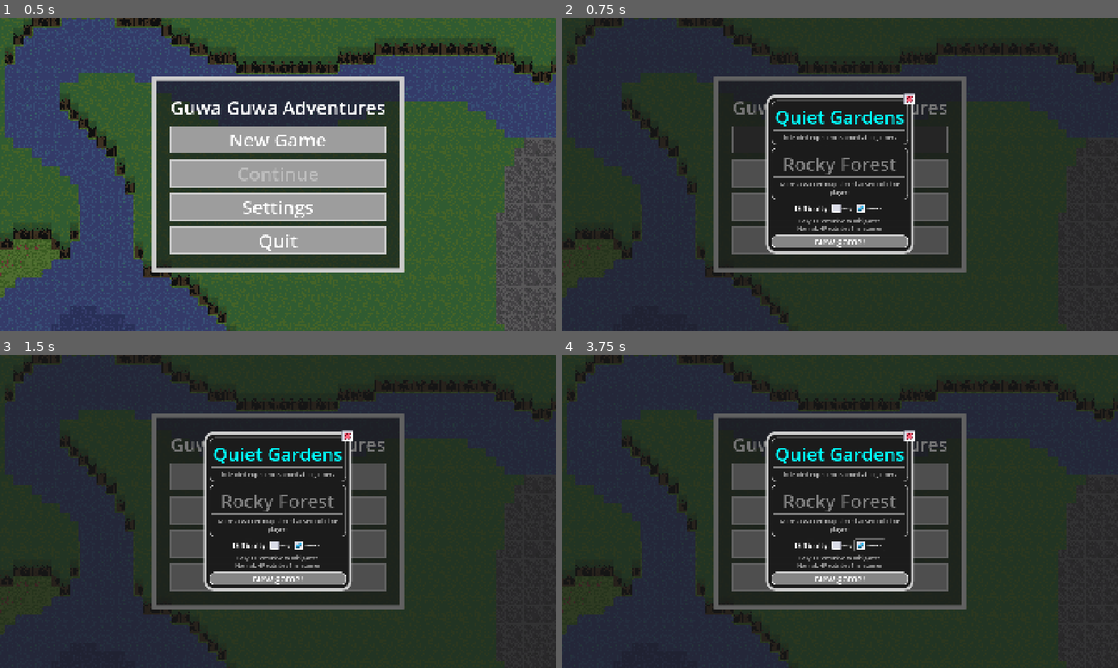
Above: before the commit, frames 1-4 (two rows, left to right).
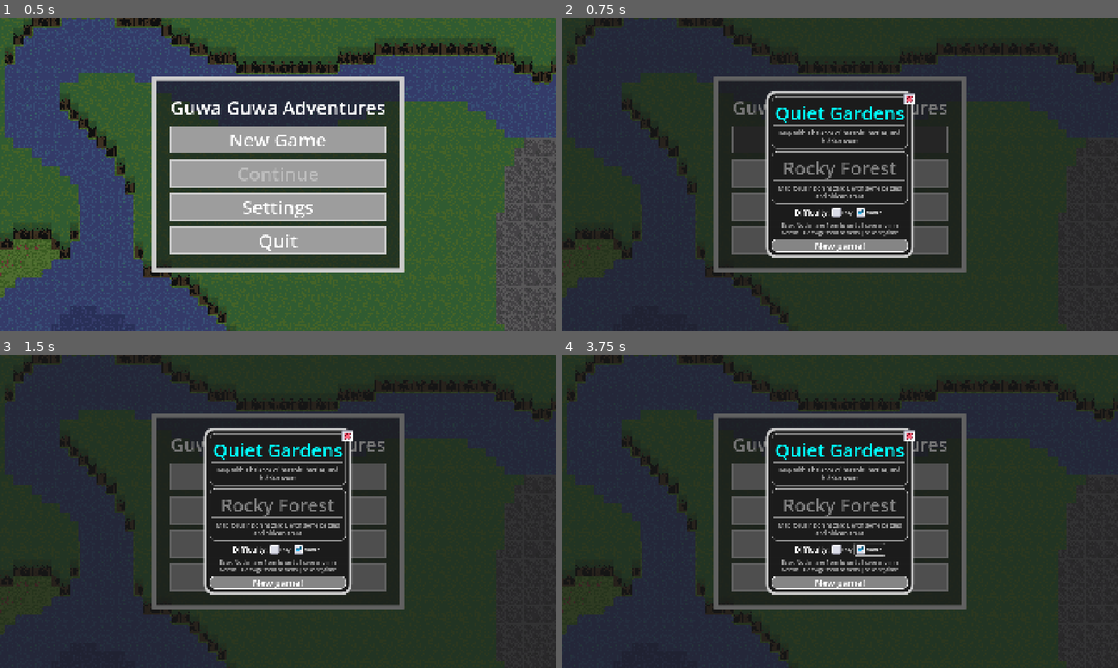
Above: after the commit, the same moments.

Repository: morie197/guwa-guwa-adventures
Game: Godot game, scene res://scenes/menus/main_menu.tscn
The game is run twice, just before and just after one commit, with the same random seed, the same clock (stepped at 60 frames per second) and the same inputs. Sound files missing from this copy of the repository are replaced by a short silence.
Inputs:
- Up to frame 1 (0.5 s): no input
- Up to frame 2 (0.75 s): click "New Game" at 0.5 s
- Up to frame 3 (1.5 s): click "New Game" at 1.25 s
- Up to frame 4 (3.75 s): click "Easy" at 2 s; click "Easy" at 2.75 s; click "Normal" at 3.5 s

Frame 1 is identical in both runs. In frame 2, 5.8% of the frame differs, in the area x 36-64%, y 23-77%; in frame 3, 5.8%; in frame 4, 5.9%.

Commit message:
[Fix] Travel not working

Diff:
--- /dev/null
+++ b/mouse_move.svg
@@ -0,0 +1,10 @@
+<svg width="64" height="64" xmlns="http://www.w3.org/2000/svg" xmlns:xlink="http://www.w3.org/1999/xlink">
+  <defs/>
+  <g>
+    <path stroke="none" fill="#FFFFFF" d="M39.8 18 L41.65 18.45 Q43 19.3 43 21.75 L43 27 37 27 37 26 Q37 23.9 35.55 22.45 34.45 21.35 33 21.1 L33 18 39.8 18 M32 23 Q33.25 23 34.1 23.85 35 24.75 35 26 L35 30.1 Q35 31.25 34.1 32.1 33.3 32.95 32.15 33 L31.85 33 Q30.7 32.95 29.85 32.1 29 31.25 29 30.1 L29 26 Q29 24.75 29.85 23.85 30.75 23 32 23 M43 35.65 L43 36 Q42.8 40 39.8 42.85 36.7 45.85 32.35 46 L31.7 46 Q27.35 45.85 24.2 42.85 21.25 40 21.05 36 L21 35.7 21 29 27.1 29 27.1 31 Q27.35 32.45 28.45 33.55 29.9 35 32 35 34.05 35 35.5 33.55 L35.55 33.5 Q36.65 32.4 36.9 31 L36.9 29 43 29 43 35.65 M21 21.75 Q21 19.3 22.4 18.45 23.1 18 24.25 18 L31 18 31 21.1 Q29.6 21.35 28.5 22.4 L28.4 22.5 Q27 23.95 27 26 L27 27 21 27 21 21.75"/>
+    <path stroke="none" fill="#FFFFFF" d="M32 6 L38 12 38 14 26 14 26 12 32 6"/>
+    <path stroke="none" fill="#FFFFFF" d="M9 32 L15 26 17 26 17 38 15 38 9 32"/>
+    <path stroke="none" fill="#FFFFFF" d="M32 58 L26 52 26 50 38 50 38 52 32 58"/>
+    <path stroke="none" fill="#FFFFFF" d="M55 32 L49 38 47 38 47 26 49 26 55 32"/>
+  </g>
+</svg>
--- a/scenes/guwa_projectile.gd
+++ b/scenes/guwa_projectile.gd
@@ -70,10 +70,10 @@
 	if parentDuck != null and !reflected:
 		if global_position.distance_to(originPosition) > attackRange - 20:
 			if attack_damage != 1 and !halved:
-				print(attack_damage)
-				print((attack_damage/2.0))
-				print(round(attack_damage/2.0))
-				print(clampi(round(attack_damage/2.0), 1, 100))
+				#print(attack_damage)
+				#print((attack_damage/2.0))
+				#print(round(attack_damage/2.0))
+				#print(clampi(round(attack_damage/2.0), 1, 100))
 				halved = true
 				attack_damage = clampi(round(attack_damage/2.0), 1, 100)
 		if initAttackDamage > attack_damage:
@@ -138,7 +138,7 @@
 				queue_free()
 			else:
 				parentDuck.minigamemanager.player_minigame.blocked_sound.play()
-				print("reduced damage")
+				#print("reduced damage")
 
 				if abs(area.attack_damage - attack_damage) != 0:
 					var damageInd = DAMAGE_INDICATOR.instantiate()
--- a/scenes/menus/credits.tscn
+++ b/scenes/menus/credits.tscn
@@ -267,6 +267,44 @@
 horizontal_alignment = 1
 vertical_alignment = 1
 
+[node name="TF" type="PanelContainer" parent="VBoxContainer"]
+layout_mode = 2
+theme_override_styles/panel = SubResource("StyleBoxFlat_uahl8")
+
+[node name="VBoxContainer" type="VBoxContainer" parent="VBoxContainer/TF"]
+layout_mode = 2
+
+[node name="RichTextLabel2" type="RichTextLabel" parent="VBoxContainer/TF/VBoxContainer"]
+layout_mode = 2
+theme_override_font_sizes/normal_font_size = 96
+theme_override_font_sizes/bold_font_size = 64
+theme_override_font_sizes/bold_italics_font_size = 64
+theme_override_font_sizes/italics_font_size = 64
+bbcode_enabled = true
+text = "TF"
+fit_content = true
+scroll_active = false
+autowrap_mode = 0
+horizontal_alignment = 1
+vertical_alignment = 1
+
+[node name="HSeparator" type="HSeparator" parent="VBoxContainer/TF/VBoxContainer"]
+layout_mode = 2
+theme_override_styles/separator = SubResource("StyleBoxLine_uahl8")
+
+[node name="RichTextLabel" type="RichTextLabel" parent="VBoxContainer/TF/VBoxContainer"]
+layout_mode = 2
+theme_override_font_sizes/normal_font_size = 64
+theme_override_font_sizes/bold_font_size = 64
+theme_override_font_sizes/bold_italics_font_size = 64
+theme_override_font_sizes/italics_font_size = 64
+bbcode_enabled = true
+text = "For playtesting my game and giving me detailed feedback!"
+fit_content = true
+scroll_active = false
+horizontal_alignment = 1
+vertical_alignment = 1
+
 [node name="You" type="PanelContainer" parent="VBoxContainer"]
 layout_mode = 2
 theme_override_styles/panel = SubResource("StyleBoxFlat_uahl8")
@@ -492,3 +530,43 @@
 scroll_active = false
 autowrap_mode = 0
 vertical_alignment = 1
+
+[node name="spacer3" type="Control" parent="VBoxContainer"]
+custom_minimum_size = Vector2(0, 300)
+layout_mode = 2
+
+[node name="assetsUsed2" type="PanelContainer" parent="VBoxContainer"]
+layout_mode = 2
+theme_override_styles/panel = SubResource("StyleBoxFlat_uahl8")
+
+[node name="VBoxContainer" type="VBoxContainer" parent="VBoxContainer/assetsUsed2"]
+layout_mode = 2
+theme_override_constants/separation = 16
+
+[node name="Title" type="RichTextLabel" parent="VBoxContainer/assetsUsed2/VBoxContainer"]
+layout_mode = 2
+theme_override_font_sizes/normal_font_size = 128
+theme_override_font_sizes/italics_font_size = 128
+bbcode_enabled = true
+text = "Developed by"
+fit_content = true
+scroll_active = false
+autowrap_mode = 0
+horizontal_alignment = 1
+vertical_alignment = 1
+
+[node name="HSeparator" type="HSeparator" parent="VBoxContainer/assetsUsed2/VBoxContainer"]
+layout_mode = 2
+theme_override_styles/separator = SubResource("StyleBoxLine_uahl8")
+
+[node name="Title2" type="RichTextLabel" parent="VBoxContainer/assetsUsed2/VBoxContainer"]
+layout_mode = 2
+theme_override_font_sizes/normal_font_size = 140
+theme_override_font_sizes/italics_font_size = 128
+bbcode_enabled = true
+text = "Ikuna Games"
+fit_content = true
+scroll_active = false
+autowrap_mode = 0
+horizontal_alignment = 1
+vertical_alignment = 1
--- a/scenes/menus/new_game_ui.tscn
+++ b/scenes/menus/new_game_ui.tscn
@@ -119,7 +119,7 @@
 layout_mode = 2
 theme_override_colors/default_color = Color(0.6872149, 0.68721503, 0.6872149, 1)
 theme_override_font_sizes/normal_font_size = 20
-text = "Intended experience aimed at beginners"
+text = "Map with a balance of hazards, battles, and hidden areas"
 fit_content = true
 horizontal_alignment = 1
 vertical_alignment = 1
@@ -159,7 +159,7 @@
 layout_mode = 2
 theme_override_colors/default_color = Color(0.6872149, 0.68721503, 0.6872149, 1)
 theme_override_font_sizes/normal_font_size = 20
-text = "More advanced map aimed at second-time players"
+text = "Map focusing on hazards, with some battles and hidden areas"
 fit_content = true
 horizontal_alignment = 1
 vertical_alignment = 1
@@ -221,8 +221,8 @@
 layout_mode = 2
 theme_override_colors/default_color = Color(0.6872149, 0.68721503, 0.6872149, 1)
 theme_override_font_sizes/normal_font_size = 18
-text = "Easy: HP exclusive to minigames
-Normal: HP outside of minigames"
+text = "Easy: No damage from hazards | save anytime
+Normal: Damage from hazards | save anytime"
 fit_content = true
 horizontal_alignment = 1
 vertical_alignment = 1
--- a/scenes/menus/slot.tscn
+++ b/scenes/menus/slot.tscn
@@ -98,11 +98,12 @@
 horizontal_alignment = 1
 vertical_alignment = 1
 
-[node name="PanelContainer" type="PanelContainer" parent="VBoxContainer"]
+[node name="imgPanelContainer" type="PanelContainer" parent="VBoxContainer"]
+unique_name_in_owner = true
 layout_mode = 2
 theme_override_styles/panel = ExtResource("1_xarye")
 
-[node name="img" type="TextureRect" parent="VBoxContainer/PanelContainer"]
+[node name="img" type="TextureRect" parent="VBoxContainer/imgPanelContainer"]
 unique_name_in_owner = true
 layout_mode = 2
 expand_mode = 5
--- a/scenes/menus/ui_manager.tscn
+++ b/scenes/menus/ui_manager.tscn
@@ -25,10 +25,6 @@
 content_margin_right = 0.0
 content_margin_bottom = 0.0
 bg_color = Color(0, 0, 0, 1)
-corner_radius_top_left = 3
-corner_radius_top_right = 3
-corner_radius_bottom_right = 3
-corner_radius_bottom_left = 3
 corner_detail = 5
 
 [sub_resource type="ShaderMaterial" id="ShaderMaterial_fft06"]
@@ -170,6 +166,10 @@
 anchors_preset = 15
 anchor_right = 1.0
 anchor_bottom = 1.0
+offset_left = -64.0
+offset_top = -64.0
+offset_right = 64.0
+offset_bottom = 72.0
 grow_horizontal = 2
 grow_vertical = 2
 mouse_filter = 2
--- a/scenes/minigames/duck_minigame.tscn
+++ b/scenes/minigames/duck_minigame.tscn
@@ -30,6 +30,7 @@
 [ext_resource type="Texture2D" uid="uid://b12o13pe5sy5j" path="res://sprites/bars/greenbar.png" id="20_sq7tm"]
 [ext_resource type="AudioStream" uid="uid://t7sbgg0mx1ky" path="res://sounds/music/Sketchbook 2025-11-13.ogg" id="21_r2a71"]
 [ext_resource type="Texture2D" uid="uid://cogqfkcocl8by" path="res://mouse_right.svg" id="27_dplsg"]
+[ext_resource type="Texture2D" uid="uid://43pdb5wjf2fl" path="res://mouse_move.svg" id="29_dplsg"]
 
 [sub_resource type="AtlasTexture" id="AtlasTexture_qlg0r"]
 atlas = ExtResource("3_jn6ol")
@@ -307,15 +308,8 @@
 [node name="PanelContainer" type="PanelContainer" parent="."]
 z_index = -1
 custom_minimum_size = Vector2(1920, 1080)
-anchors_preset = 8
-anchor_left = 0.5
-anchor_top = 0.5
-anchor_right = 0.5
-anchor_bottom = 0.5
 offset_right = 1920.0
 offset_bottom = 1080.0
-grow_horizontal = 2
-grow_vertical = 2
 theme_override_styles/panel = SubResource("StyleBoxFlat_gsmep")
 
 [node name="PanelContainer" type="PanelContainer" parent="PanelContainer"]
@@ -345,7 +339,7 @@
 
 [node name="controls" type="VBoxContainer" parent="PanelContainer/VBoxContainer/MarginContainer"]
 layout_mode = 2
-theme_override_constants/separation = 20
+theme_override_constants/separation = 12
 
 [node name="movement" type="HBoxContainer" parent="PanelContainer/VBoxContainer/MarginContainer/controls"]
 layout_mode = 2
@@ -433,7 +427,7 @@
 
 [node name="RichTextLabel" type="RichTextLabel" parent="PanelContainer/VBoxContainer/MarginContainer/controls/attack"]
 layout_mode = 2
-theme_override_font_sizes/normal_font_size = 64
+theme_override_font_sizes/normal_font_size = 56
 text = "Attack: "
 fit_content = true
 autowrap_mode = 0
@@ -488,7 +482,7 @@
 
 [node name="RichTextLabel" type="RichTextLabel" parent="PanelContainer/VBoxContainer/MarginContainer/controls/lunge"]
 layout_mode = 2
-theme_override_font_sizes/normal_font_size = 64
+theme_override_font_sizes/normal_font_size = 56
 bbcode_enabled = true
 text = "Lunge:"
 fit_content = true
@@ -514,10 +508,10 @@
 [node name="Panel" type="Panel" parent="PanelContainer/VBoxContainer/MarginContainer/controls/lunge/VBoxContainer/HBoxContainer/TextureRect"]
 z_index = -1
 layout_mode = 0
-offset_left = 36.0
-offset_top = 58.0
-offset_right = 144.0
-offset_bottom = 126.0
+offset_left = 32.0
+offset_top = 54.0
+offset_right = 116.0
+offset_bottom = 94.0
 theme_override_styles/panel = SubResource("StyleBoxFlat_6sb5u")
 
 [node name="TextureRect2" type="TextureRect" parent="PanelContainer/VBoxContainer/MarginContainer/controls/lunge/VBoxContainer/HBoxContainer"]
@@ -554,6 +548,46 @@
 offset_top = 34.0
 offset_right = 81.0
 offset_bottom = 66.0
+theme_override_styles/panel = SubResource("StyleBoxFlat_6sb5u")
+
+[node name="lunge2" type="HBoxContainer" parent="PanelContainer/VBoxContainer/MarginContainer/controls"]
+layout_mode = 2
+theme_override_constants/separation = 4
+
+[node name="RichTextLabel" type="RichTextLabel" parent="PanelContainer/VBoxContainer/MarginContainer/controls/lunge2"]
+layout_mode = 2
+theme_override_font_sizes/normal_font_size = 56
+bbcode_enabled = true
+text = "Aim:"
+fit_content = true
+autowrap_mode = 0
+vertical_alignment = 1
+
+[node name="VBoxContainer" type="VBoxContainer" parent="PanelContainer/VBoxContainer/MarginContainer/controls/lunge2"]
+layout_mode = 2
+size_flags_horizontal = 3
+theme_override_constants/separation = -80
+
+[node name="HBoxContainer" type="HBoxContainer" parent="PanelContainer/VBoxContainer/MarginContainer/controls/lunge2/VBoxContainer"]
+layout_mode = 2
+theme_override_constants/separation = -8
+
+[node name="TextureRect2" type="TextureRect" parent="PanelContainer/VBoxContainer/MarginContainer/controls/lunge2/VBoxContainer/HBoxContainer"]
+custom_minimum_size = Vector2(100, 100)
+layout_mode = 2
+size_flags_horizontal = 4
+size_flags_vertical = 4
+texture = ExtResource("29_dplsg")
+stretch_mode = 5
+
+[node name="Panel" type="Panel" parent="PanelContainer/VBoxContainer/MarginContainer/controls/lunge2/VBoxContainer/HBoxContainer/TextureRect2"]
+visible = false
+z_index = -1
+layout_mode = 0
+offset_left = 21.0
+offset_top = 18.0
+offset_right = 81.0
+offset_bottom = 82.0
 theme_override_styles/panel = SubResource("StyleBoxFlat_6sb5u")
 
 [node name="RichTextLabel" type="RichTextLabel" parent="PanelContainer/VBoxContainer/MarginContainer/controls"]
--- a/scripts/managers/game_manager.gd
+++ b/scripts/managers/game_manager.gd
@@ -209,6 +209,12 @@
 	treatRegistry.assign(SaveManager.saveData.get("treatRegistry", []))
 	hiddenRegistry.assign(SaveManager.saveData.get("hiddenRegistry", []))
 
+	if abilities.has("travel"):
+		upgradeSet = UpgradeData.POSTGAMEUPGRADES
+	else:
+		upgradeSet = UpgradeData.UPGRADES
+
+
 	revealedTiles = []
 	revealedTilesUnder = []
 
@@ -224,20 +230,23 @@
 	var undFow = SaveManager.fowSaveData.get(0, null)
 	if undFow != null:
 		worldManager.underFow = undFow.duplicate()
-		print("set undFow")
-	else:
-		print("noUnderFow")
+		#print("set undFow")
+	#else:
+		#print("noUnderFow")
 
 	var oveFow = SaveManager.fowSaveData.get(1, null)
 	if oveFow != null:
 		worldManager.overFow = oveFow.duplicate()
-		print("set oveFow")
-	else:
-		print("noOverFow")
-
-	print("has these abilities: ", abilities)
+		#print("set oveFow")
+	#else:
+		#print("noOverFow")
+
+	#print("has these abilities: ", abilities)
 
 	levelUp.emit()
+
+	playerRef.healTimer.wait_time = playerRef.healRegenerationTime
+
 	#
 	#print(int(SaveManager.saveData.get("worldLayer", 1)))
 	#print(worldLayer)
@@ -501,7 +510,10 @@
 			if !abilities.has(AbilityData.ABILITIES[i]["name"]):
 				abilities.append(AbilityData.ABILITIES[i]["name"])
 
-	availableUpgradePoints += 1
+	if level <= 60 and worldManager.levelName == "Hidden Grove":
+		availableUpgradePoints += 1
+	elif level > 65:
+		availableUpgradePoints += 1
 	inUpgradeMenu = true
 	levelUp.emit()
 
@@ -513,6 +525,8 @@
 	SaveManager.saveData = {}
 	worldManager.ui_manager.gameWon()
 	playerRef.healTimer.paused = true
+	var ind = AudioServer.get_bus_index("SFX")
+	AudioServer.set_bus_mute(ind, true)
 
 func abilityCheck():
 	for i in range(level + 1):
--- a/scripts/managers/minigame_manager.gd
+++ b/scripts/managers/minigame_manager.gd
@@ -181,8 +181,8 @@
 	displaytime.start()
 
 func _lostGame():
-	if GameManager.playerRef:
-		GameManager.playerRef.lost_audio.play(4.5)
+	#if GameManager.playerRef:
+		#GameManager.playerRef.lost_audio.play(4.5)
 
 	if !GameManager.difficultyValue == GameManager.Difficulty.EASY:
 		GameManager.lostGame()
--- a/scripts/managers/ui_manager.gd
+++ b/scripts/managers/ui_manager.gd
@@ -156,6 +156,8 @@
 				if GameManager.playerCamCredits != null:
 					if !GameManager.playerCamCredits.is_queued_for_deletion():
 						GameManager.playerCamCredits.queue_free()
+				var ind = AudioServer.get_bus_index("SFX")
+				AudioServer.set_bus_mute(ind, false)
 				GameManager.wonGame = false
 				get_tree().change_scene_to_file("res://scenes/menus/main_menu.tscn")
 
@@ -321,7 +323,7 @@
 	game_won_bgm.volume_db = -60.0
 	game_won_bgm.play()
 
-	creditContentSize = 5700
+	creditContentSize = 7500
 
 func _showLevelUpUI():
 	collected_number.text = str(GameManager.level)
@@ -394,7 +396,7 @@
 		tutorial.queue_free()
 		#return
 	tutorial = TUTORIAL.instantiate()
-	add_child(tutorial)
+	hud.add_child(tutorial)
 	if !ALL_TUTORIALS.tutorials.has(tutorialName):
 		print("No tutorial with name: ", tutorialName)
 		return
--- a/scripts/menus/slot.gd
+++ b/scripts/menus/slot.gd
@@ -12,6 +12,8 @@
 @onready var h_box_container = %HBoxContainer
 @onready var h_box_container_2 = %HBoxContainer2
 @onready var h_box_container_3 = %HBoxContainer3
+
+@onready var img_panel_container = %imgPanelContainer
 
 @onready var button = %Button
 @onready var img = %img
@@ -44,6 +46,7 @@
 		h_box_container.hide()
 		h_box_container_2.hide()
 		h_box_container_3.hide()
+		img_panel_container.hide()
 		return
 
 	if FileAccess.file_exists(SaveManager.imageSavePath + str(slotNumber) + ".jpg"):
@@ -52,13 +55,16 @@
 		var image = Image.load_from_file(SaveManager.imageSavePath + str(slotNumber) + ".jpg")
 		tex.set_image(image)
 		img.texture = tex
+	else:
+		img_panel_container.hide()
 
 
 	level.text = str(data["currentHP"])
-	if data["abilities"].has("travel"):
-		upgrades.text = "RES:" + str(int(data["postgameUpgradeLevels"]["resistance"])) + " | REA:" + str(int(data["postgameUpgradeLevels"]["reach"])) + " | POW:" + str(int(data["postgameUpgradeLevels"]["power"]))
-	else:
-		upgrades.text = "RAN:" + str(int(data["upgradeLevels"]["range"])) + " | END:" + str(int(data["upgradeLevels"]["endurance"])) + " | SPE:" + str(int(data["upgradeLevels"]["speed"]))
+	#if data["abilities"].has("travel"):
+		#if data.has("postgameUpgradeLevels"):
+			#upgrades.text = "RES:" + str(int(data["postgameUpgradeLevels"]["resistance"])) + " | REA:" + str(int(data["postgameUpgradeLevels"]["reach"])) + " | POW:" + str(int(data["postgameUpgradeLevels"]["power"]))
+	#else:
+		#upgrades.text = "RAN:" + str(int(data["upgradeLevels"]["range"])) + " | END:" + str(int(data["upgradeLevels"]["endurance"])) + " | SPE:" + str(int(data["upgradeLevels"]["speed"]))
 	level.text = "Treats: " + str(int(data["level"]))
 	if int(data["difficulty"]) == 0:
 		stage_name.text = data["levelName"]
--- a/scripts/minigames/enemy_minigame.gd
+++ b/scripts/minigames/enemy_minigame.gd
@@ -262,7 +262,7 @@
 	tim.wait_time = quackDelay
 	add_child(tim)
 	tim.start()
-	tim.timeout.connect(quacker.quack.bind((minigamemanager.player_minigame.global_position - global_position).normalized(), 13 * attackDamage/1.3 + speed/100.0))
+	tim.timeout.connect(quacker.quack.bind((minigamemanager.player_minigame.global_position - global_position).normalized(), 13 * ((attackDamage - 1)/4 + 1) + speed/80.0))
 	#tim.timeout.connect(quacker.quack.bind((playerPos - global_position).normalized(), 10 + speed/100.0))
 	tim.timeout.connect(quack_sound.play)
 	tim.timeout.connect(lunge_bar.hide)
--- a/scripts/minigames/player_minigame.gd
+++ b/scripts/minigames/player_minigame.gd
@@ -131,11 +131,11 @@
 			if Input.is_action_just_pressed("attack"):
 				_quack()
 
-		if (Input.is_action_pressed("lunge")) and !tired:
-			if moveVector == Vector2.ZERO:
-				return
-			lunging = true
-			lungeVector = moveVector
+	if (Input.is_action_pressed("lunge")) and !tired:
+		if moveVector == Vector2.ZERO:
+			return
+		lunging = true
+		lungeVector = moveVector
 
 
 		#
--- a/scripts/player.gd
+++ b/scripts/player.gd
@@ -114,7 +114,7 @@
 var areaTransitionTime: float = 0.9
 
 @export var radarRange: float = 400
-@export var radarCooldown: float = 6
+@export var radarCooldown: float = 3
 
 var tornadoThrownVelocity: Vector2 = Vector2.ZERO
 
@@ -225,15 +225,16 @@
 						_toggleFly(false)
 
 		if GameManager.abilities.has("migrate"):
-			if flying and Input.is_action_pressed("quack"):
-				migrating = true
-				if migrateTimer <= 0:
-					migrateTimer = migrationTime
-			else:
-				if migrating:
-					migrateTimer = 0
-					GameManager.worldManager.ui_manager.updateMigrateBar(floor(migrateTimer * 100), floor(migrationTime * 100))
-					migrating = false
+			if !(GameManager.abilities.has("travel") and (GameManager.level < 100 and GameManager.worldManager.levelName == "Hidden Grove")):
+				if flying and Input.is_action_pressed("quack"):
+					migrating = true
+					if migrateTimer <= 0:
+						migrateTimer = migrationTime
+				else:
+					if migrating:
+						migrateTimer = 0
+						GameManager.worldManager.ui_manager.updateMigrateBar(floor(migrateTimer * 100), floor(migrationTime * 100))
+						migrating = false
 
 		#if GameManager.abilities.has("travel"):
 			#if flying and Input.is_action_pressed("search"):
@@ -302,6 +303,8 @@
 		bgm.stream_paused = false
 	elif !bgm.playing:
 		bgm.play()
+	else:
+		bgm.volume_db = bgmVolume
 
 
 	if GameManager.paused:
@@ -405,7 +408,7 @@
 	GameManager.minimapCam.global_position = global_position
 	GameManager.minimapCam.zoom = camera_2d.zoom / 8
 
-	if (moveVector != Vector2.ZERO) or (forcedFly or flying) or ((areaFlag.match("wind") or areaFlag.match("stream") or areaFlag.match("forcestream") or areaFlag.match("whirlpool")) and streamRef != null):
+	if (moveVector != Vector2.ZERO) or (forcedFly or flying) or ((areaFlag.match("wind") or areaFlag.match("stream") or areaFlag.match("forcestream") or areaFlag.match("whirlpool") or areaFlag.match("tornado")) and streamRef != null):
 		_stateEffects()
 
 		tileCheck()
Not shown, added: mouse_move.svg.import
Not shown, changed: scenes/levels/level.tscn
Not shown, changed: scenes/levels/level3.tscn
Not shown: 1 places in scenes/minigames/duck_minigame.tscn that only renumber resources
